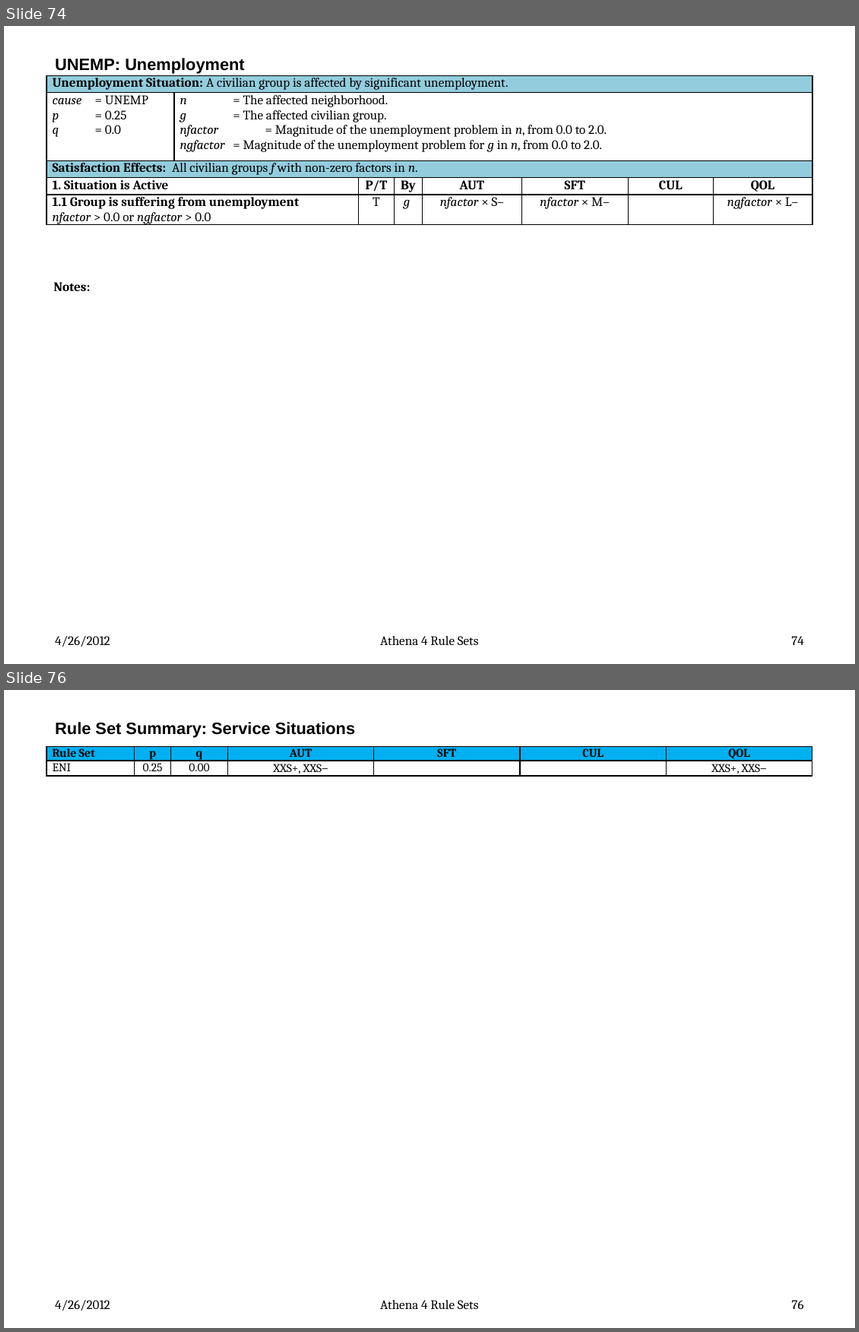
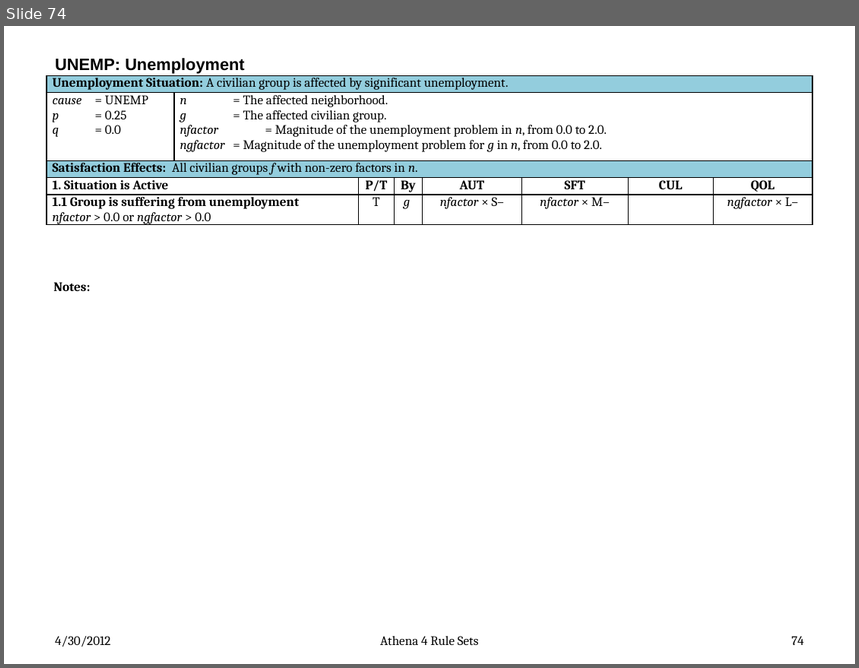
Before and after one commit to AthenaModel/athena-legacy, a slide deck: docs/dev/rules.pptx. Shown one above the other, each under a label of ours: slides 74 and 76 before the commit, slide 74 after it; the slides between them are not shown. The pictures are 859x1332 and 859x668 pixels, drawn with LibreOffice and Linux fonts; fonts in the diff are those of the drawing. Boxes give left, top, right and bottom in pixels: in the first picture for what was removed or moved away, otherwise in the second. Text is boxed around its words. In the diff, an @@ line names an element or a change of style, - is before the commit and + after.

```diff
--- a/docs/dev/rules.pptx
+++ b/docs/dev/rules.pptx
@@ slide 76 removed at (4, 690, 855, 1328), background #FFFFFF @@
@@ title removed at (55, 722, 355, 737) @@
-Rule Set Summary: Service Situations
@@ table removed at (47, 747, 813, 777), 2 rows, 7 columns @@
-Rule Set | p | q | AUT | SFT | CUL | QOL
-ENI | 0.25 | 0.00 | XXS+, XXS– |  |  | XXS+, XXS–
@@ text removed at (55, 1300, 110, 1311) @@
-4/26/2012
@@ text removed at (380, 1300, 479, 1309) @@
-Athena 4 Rule Sets
@@ page number removed at (792, 1300, 804, 1309) @@
-76
@@ slide 74 changed as well @@
@@ text at (55, 636, 110, 647): text changed @@
-4/26/2012
+4/30/2012
```
Also in this commit, not shown: 76 other slides changed, 1 slide added, 6 other files.
